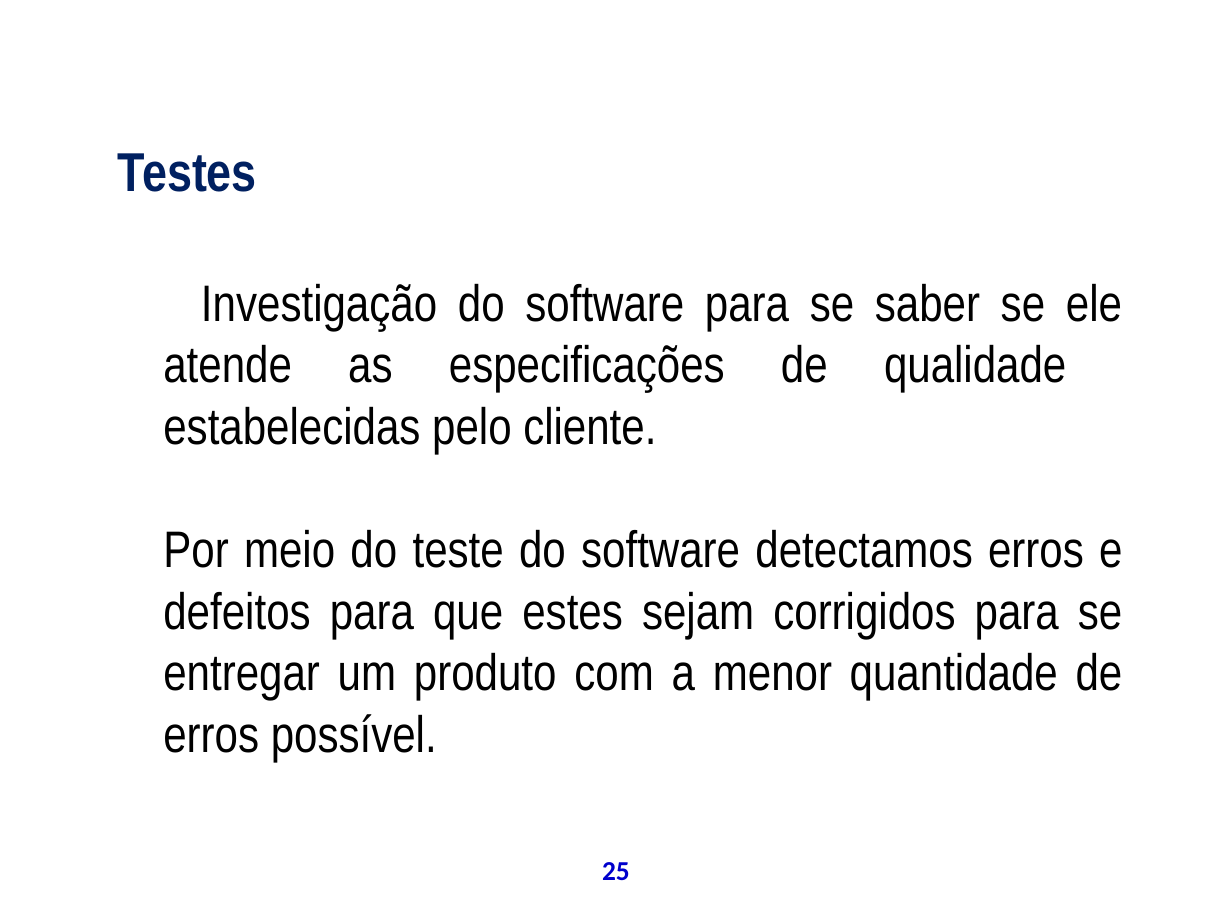
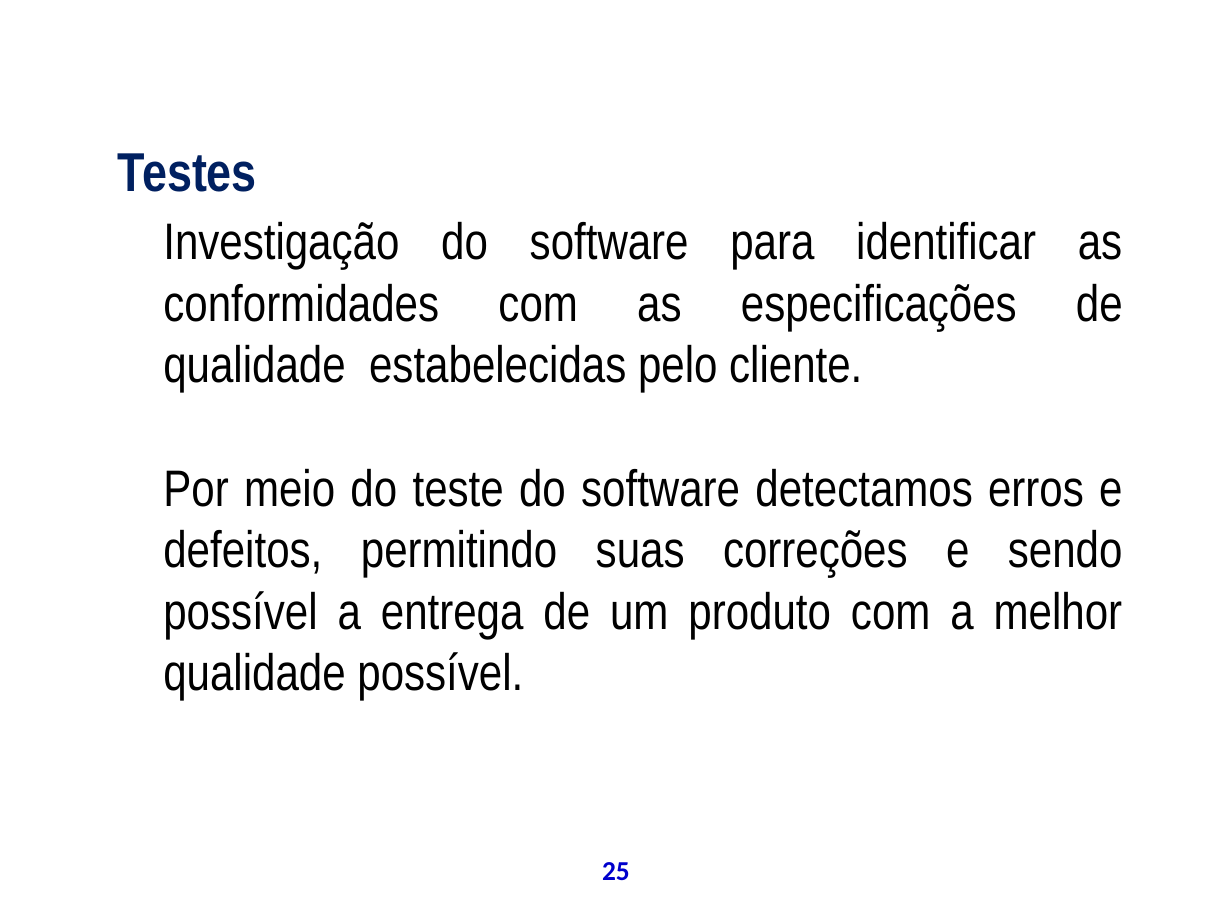
Before and after one commit to theoziran/sislodim, a slide deck: slide 25 of documentos/ProjetoPSA/Apresentação Final.ppt. Drawn at 1232x924 pixels with LibreOffice and Linux fonts; fonts in the diff are those of the drawing; background and template pictures are left out. Boxes give left, top, right and bottom in pixels: in the first picture for what was removed or moved away, otherwise in the second. Text is boxed around its words. In the diff, an @@ line names an element or a change of style, - is before the commit and + after.

```diff
--- a/documentos/ProjetoPSA/Apresentação Final.ppt
+++ b/documentos/ProjetoPSA/Apresentação Final.ppt
@@ text at box(163, 221, 1123, 701): text changed @@
-Investigação do software para se saber se ele atende as especificações de qualidade estabelecidas pelo cliente.
-Por meio do teste do software detectamos erros e defeitos para que estes sejam corrigidos para se entregar um produto com a menor quantidade de erros possível.
+Investigação do software para identificar as conformidades com as especificações de qualidade estabelecidas pelo cliente.
+Por meio do teste do software detectamos erros e defeitos, permitindo suas correções e sendo possível a entrega de um produto com a melhor qualidade possível.
```
Also in this commit, not shown: 46 other slides changed, 4 slides added, 1 slide removed.
